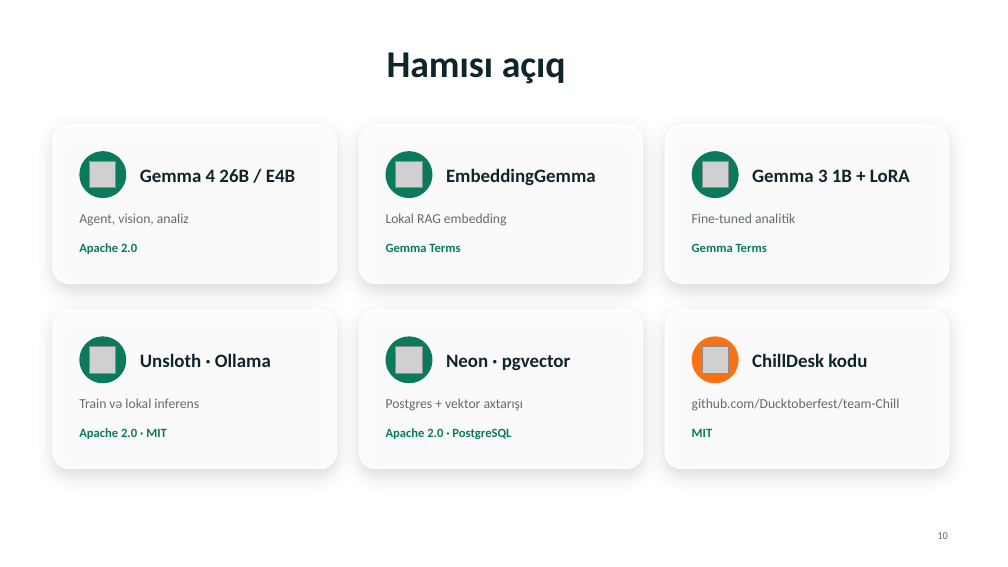
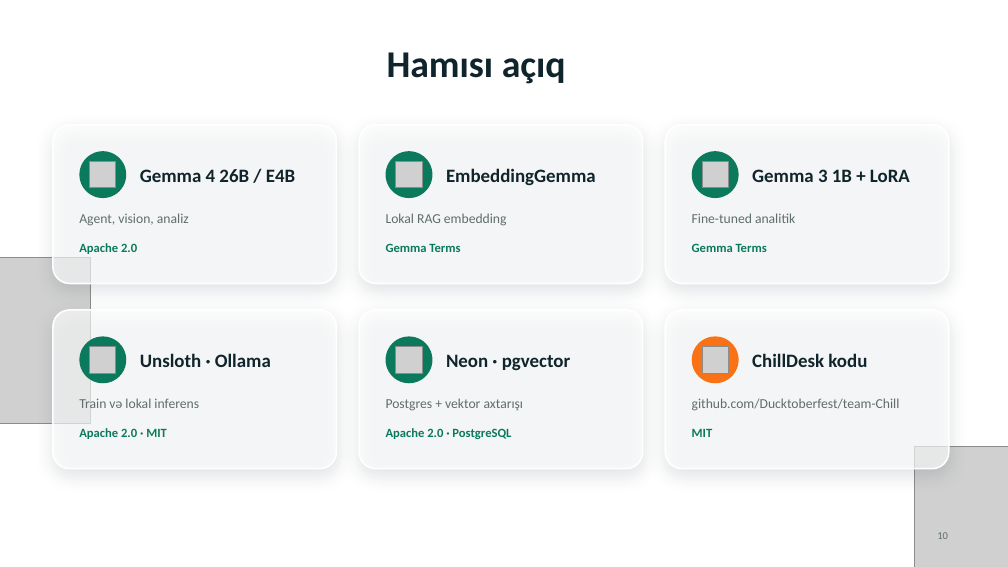
Before and after one commit to Ducktoberfest/team-Chill, a slide deck: slide 10 of deck/ChillDesk.pptx. Drawn at 1008x567 pixels with LibreOffice and Linux fonts; fonts in the diff are those of the drawing; grey boxes stand for pictures; background and template pictures are left out. Boxes give left, top, right and bottom in pixels: in the first picture for what was removed or moved away, otherwise in the second. Text is boxed around its words. In the diff, an @@ line names an element or a change of style, - is before the commit and + after.

```diff
--- a/deck/ChillDesk.pptx
+++ b/deck/ChillDesk.pptx
@@ picture added at (0, 257, 91, 423) @@
@@ fill #FFFFFF at 88% opacity to #FFFFFF at 65% opacity; outline #FFFFFF 1 pt to #FFFFFF 1.5 pt in 3 elements at (53, 125, 337, 284), (53, 310, 337, 469), (665, 310, 949, 469) @@
@@ picture added at (915, 446, 1008, 567) @@
```
Also in this commit, not shown: 10 other slides changed, 19 other files.
